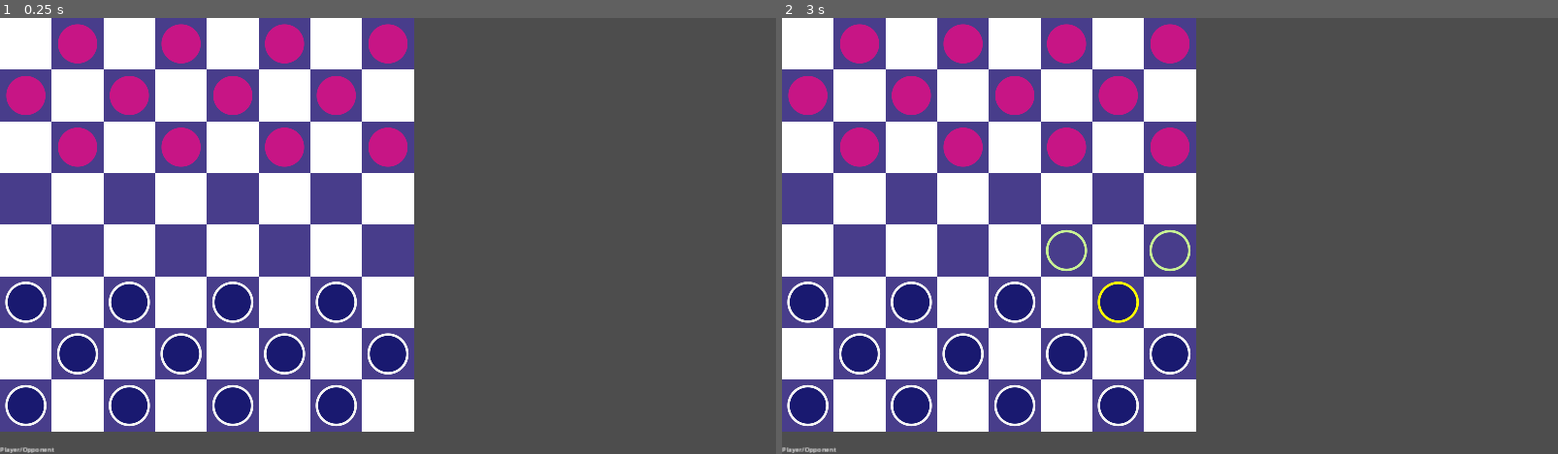
Above: before the commit, frames 1-2 (left to right).
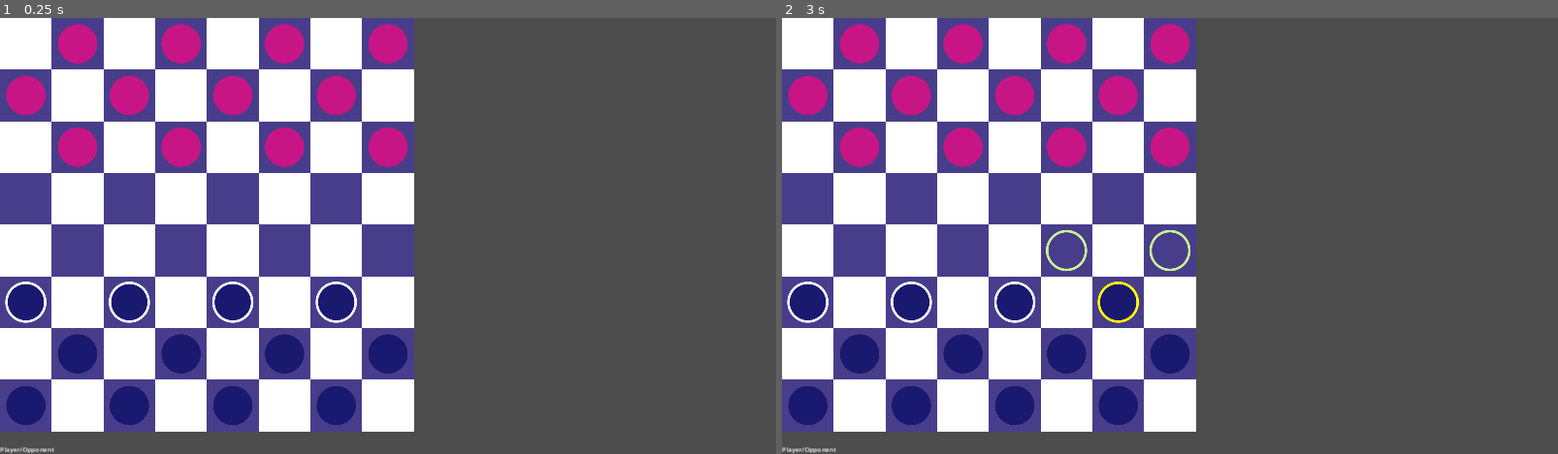
Above: after the commit, the same moments.

Repository: mattsullentrup/godot-checkers
Game: Godot game, scene res://rewrite/level/level.tscn
Two runs of this game, one before a commit and one after it. Both use one fixed random seed, a clock stepped at 60 frames per second and the inputs below.
Inputs (mouse positions are in pixels of both pictures, inside the frame that each line leads up to):
- Up to frame 1 (0.25 s): no input
- Up to frame 2 (3 s): tap Enter at 0.5, 2 s; move the mouse to (1340, 214) at 0.52 s; press the mouse at (1340, 214) at 0.53 s; tap Space at 1.25, 2.75 s; move the mouse to (1014, 257) at 1.27 s; release the mouse at (1014, 257) at 1.28 s; right-click (1014, 257) at 1.35 s; click (1014, 257) at 1.42 s; move the mouse to (1247, 140) at 2.02 s; press the mouse at (1247, 140) at 2.03 s; move the mouse to (1131, 323) at 2.77 s; release the mouse at (1131, 323) at 2.78 s; right-click (1131, 323) at 2.85 s; click (1131, 323) at 2.92 s

The runs differ from the first frame. In frame 1, 0.8% of the frame differs, in the area x 0-53%, y 72-94%; in frame 2, 0.8%.

Commit message:
Fix unit group reference to all units not updating correctly

Diff:
--- a/9_10_24_checkers/rewrite/units/unit_group.gd
+++ b/9_10_24_checkers/rewrite/units/unit_group.gd
@@ -83,6 +83,7 @@
 
 func _on_unit_defeated(unit: Unit) -> void:
 	units.erase(unit)
+	all_units.erase(unit)
 	if units.size() == 0:
 		defeated.emit()
 
--- a/9_10_24_checkers/rewrite/units/units_container.gd
+++ b/9_10_24_checkers/rewrite/units/units_container.gd
@@ -65,7 +65,6 @@
 
 
 func _step_turn() -> void:
-	_get_all_units()
 
 	if _active_group == _player_group:
 		_active_group = _opponent_group
@@ -76,6 +75,5 @@
 
 
 func _get_all_units() -> void:
-	all_units.clear()
-	all_units = _player_group.units.duplicate()
-	all_units.append_array(_opponent_group.units.duplicate())
+	all_units.assign(_player_group.units)
+	all_units.append_array(_opponent_group.units)
